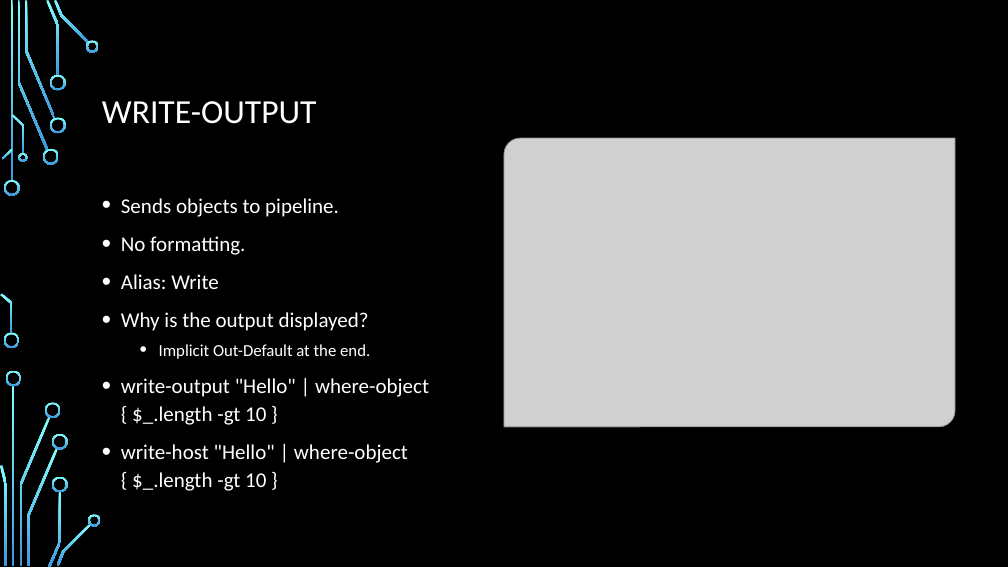
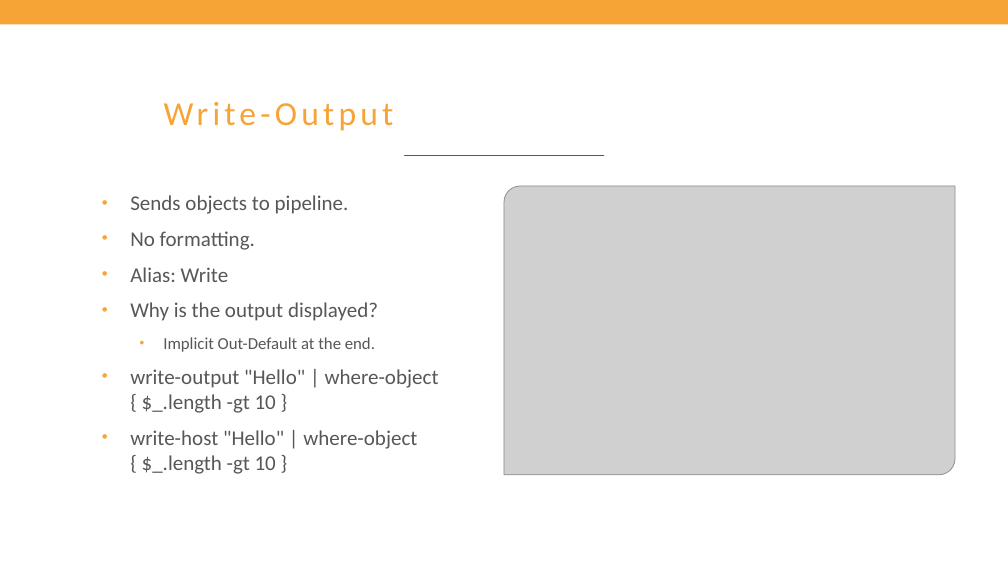
Before and after one commit to Matthias-vdE/Powershell-Course, a slide deck: slide 121 of 2019/Powershell course.pptx. Drawn at 1008x567 pixels with LibreOffice and Linux fonts; fonts in the diff are those of the drawing; grey boxes stand for pictures; background and template pictures are left out. Boxes give left, top, right and bottom in pixels: in the first picture for what was removed or moved away, otherwise in the second. Text is boxed around its words. In the diff, an @@ line names an element or a change of style, - is before the commit and + after.

Commit message:
Applied Axxes style

```diff
--- a/2019/Powershell course.pptx
+++ b/2019/Powershell course.pptx
@@ background picture (left out) to #FFFFFF @@
@@ rectangle removed at bbox=[0, 0, 1008, 567] @@
@@ rectangle added at bbox=[0, 0, 1008, 24], fill #F7A436 @@
@@ title at bbox=[102, 101, 317, 124]: text changed; text colour #FFFFFF to #F7A436 @@
-WRITE-OUTPUT
+Write-Output
@@ line added from (405, 156) to (604, 156), #575756 0.75 pt @@
@@ text "Sends objects to pipeline." at bbox=[130, 195, 439, 474]: text colour #FFFFFF to #575756; indent changed; line spacing 1.1 to 1; more space between paragraphs @@
@@ picture: place and size @@
-picture at bbox=[504, 138, 956, 427]
+picture at bbox=[504, 186, 956, 475]
@@ group removed at bbox=[0, 0, 101, 567]: 24 freeform shapes, 2 rectangles @@
@@ group removed at bbox=[0, 0, 994, 567]: 14 freeform shapes, 3 rectangles @@
```
Also in this commit, not shown: 169 other slides changed.
